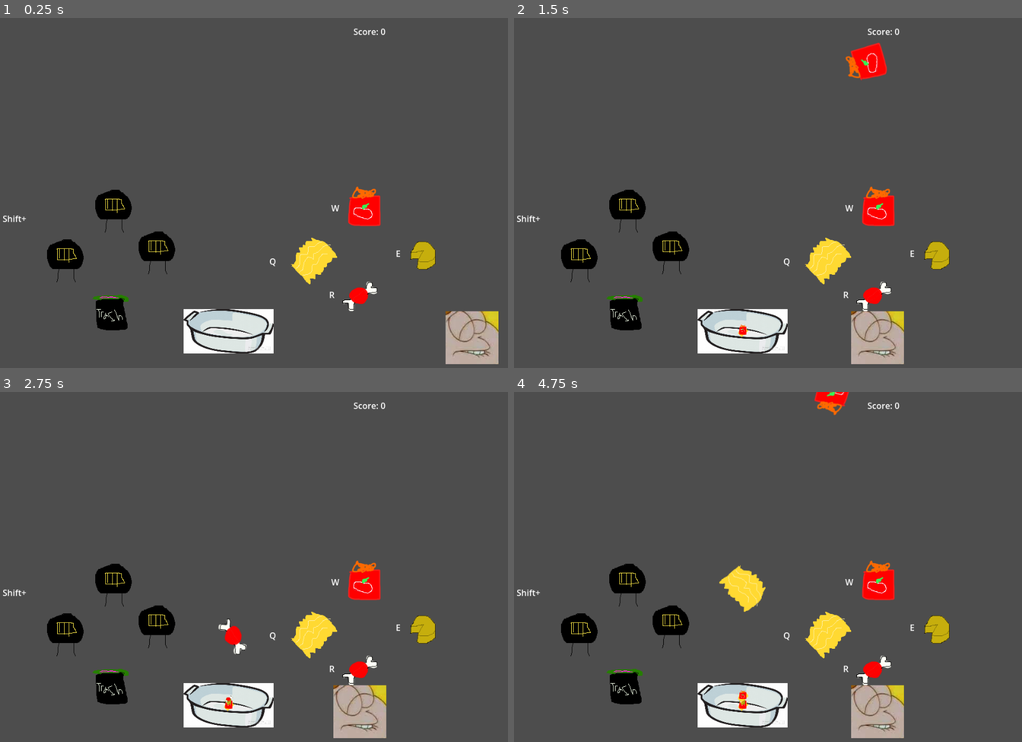
Above: before the commit, frames 1-4 (two rows, left to right).
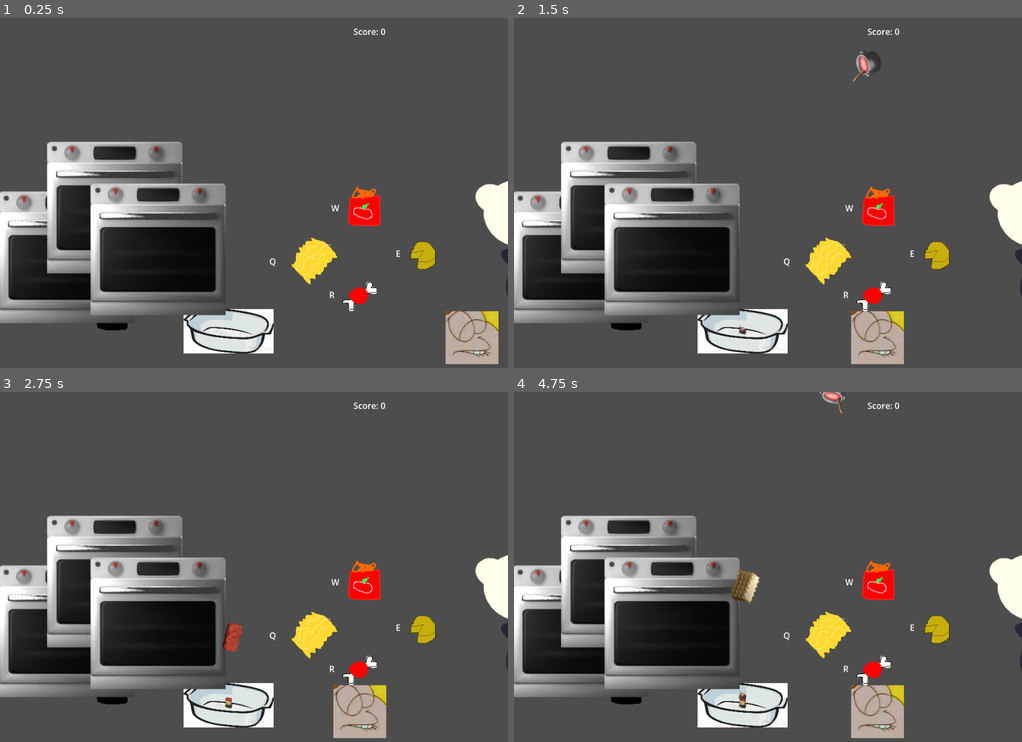
Above: after the commit, the same moments.

Repository: DevinPentecost/lasagna-dreamin
Game: Godot game, scene res://objects/game/Game.tscn
The game is run twice, just before and just after one commit, with the same random seed, the same clock (stepped at 60 frames per second) and the same inputs.
Inputs:
- Up to frame 1 (0.25 s): no input
- Up to frame 2 (1.5 s): tap Enter at 0.5 s; tap Q (Ingredient0) at 0.6 s; tap W (Ingredient1) at 0.8, 1.35 s
- Up to frame 3 (2.75 s): tap E (Ingredient2) at 1.55, 2.1 s; tap R (Ingredient3) at 2.3 s
- Up to frame 4 (4.75 s): tap R (Ingredient3) at 2.85 s; tap Shift at 3.05, 3.6 s; tap Q (Ingredient0) at 3.8, 4.35 s; tap W (Ingredient1) at 4.55 s

The runs differ from the first frame. In frame 1, 18% of the frame differs, in the area x 0-100%, y 35-88%; in frame 2, 19%; in frame 3, 18%; in frame 4, 19%, in the area x 0-100%, y 0-92%.

Commit message:
sprites in scene Game2

Diff:
--- a/project/objects/game/Game.gd
+++ b/project/objects/game/Game.gd
@@ -9,10 +9,10 @@
 }
 
 static var ingredient_textures = {
-	0: preload("res://objects/game/noodles.png"),
-	1: preload("res://objects/game/sauces.png"),
-	2: preload("res://objects/game/cheeses.png"),
-	3: preload("res://objects/game/meats.png")
+	0: preload("res://sprites/noodle_multi.png"),
+	1: preload("res://sprites/sauce_multi.png"),
+	2: preload("res://sprites/cheese_multi.png"),
+	3: preload("res://sprites/meat_multi.png"),
 }
 
 @onready var jahnathan = $Jahnathan
@@ -107,7 +107,7 @@
 		if is_ingredient:
 			object = ingredient_textures[action_index]
 		else:
-			object = preload("res://objects/game/lasagna.png")
+			object = preload("res://sprites/lasagna_cooked.png")
 		throw_object(object, start.position, destination.position, 10)
 
 
--- /dev/null
+++ b/project/objects/game/Game2.tscn
@@ -0,0 +1,280 @@
+[gd_scene load_steps=18 format=3 uid="uid://dunwsw0k1w0of"]
+
+[ext_resource type="Script" path="res://objects/game/Game.gd" id="1_aqsrp"]
+[ext_resource type="Texture2D" uid="uid://b0656adjuv0dy" path="res://sprites/jon.png" id="2_pvkfc"]
+[ext_resource type="PackedScene" uid="uid://dgy4tp8mfi15f" path="res://objects/game/gorfyard.tscn" id="3_gngdg"]
+[ext_resource type="PackedScene" uid="uid://i83ucfqsyp5g" path="res://objects/stacker/Stacker.tscn" id="4_54hvb"]
+[ext_resource type="Texture2D" uid="uid://eayvi68jcrm3" path="res://sprites/lasagna_empty.png" id="5_bl1jt"]
+[ext_resource type="Texture2D" uid="uid://c6aojgnf1xh6n" path="res://sprites/trash_closed.png" id="7_u4l4j"]
+[ext_resource type="Texture2D" uid="uid://bbpu0oocitk23" path="res://sprites/noodle_single.png" id="8_ulbnn"]
+[ext_resource type="Texture2D" uid="uid://b4y3r5p7umd8t" path="res://sprites/sauce_single.png" id="10_5grs4"]
+[ext_resource type="PackedScene" uid="uid://0jmxgwn2piuj" path="res://objects/game/Oven.tscn" id="11_4d7is"]
+[ext_resource type="Texture2D" uid="uid://b5bxweskijfxo" path="res://sprites/cheese_single.png" id="11_q7nuu"]
+[ext_resource type="Texture2D" uid="uid://b66iytuyovtoj" path="res://sprites/meat_single.png" id="12_3qteg"]
+[ext_resource type="FontFile" uid="uid://5sibjd30jgjn" path="res://sprites/OpenSauceSans-Black.ttf" id="12_a28nw"]
+[ext_resource type="Texture2D" uid="uid://tlrac566ypvf" path="res://sprites/frame.png" id="13_ipsnm"]
+[ext_resource type="Texture2D" uid="uid://do8coyg0m0vyk" path="res://sprites/background.png" id="14_1pc1q"]
+
+[sub_resource type="GDScript" id="GDScript_ucyyc"]
+script/source = "extends Node2D
+
+func _input(event):
+	event = event as InputEventKey
+	if event:
+		if event.echo:
+			return
+		var modified = event.keycode == KEY_SHIFT and event.pressed or event.shift_pressed and event.pressed
+		visible = !modified
+"
+
+[sub_resource type="GDScript" id="GDScript_ef1sx"]
+script/source = "extends Node2D
+
+@onready var q = $Q
+@onready var w = $W
+@onready var e = $E
+@onready var r = $R
+
+@onready var trash = $\"../Trash\"
+@onready var lid_closed = trash.texture
+@onready var lid_open = preload(\"res://sprites/trash_open.png\")
+
+var lid_timer = 0
+
+func _process(delta):
+	if lid_timer > 0:
+		lid_timer -= delta
+		if lid_timer < 0:
+			trash.texture = lid_closed
+
+func _input(event):
+	event = event as InputEventKey
+	if event:
+		if event.echo:
+			return
+		var modified = event.keycode == KEY_SHIFT and event.pressed or event.shift_pressed and event.pressed
+
+		for child in [q, w, e, r]:
+			child.visible = modified
+
+		if event.keycode == KEY_R and event.pressed:
+			trash.texture = lid_open
+			lid_timer = 1.0
+"
+
+[sub_resource type="GDScript" id="GDScript_jof5t"]
+script/source = "extends Label
+
+# Called every frame. 'delta' is the elapsed time since the previous frame.
+func _process(delta):
+	text = \"EATEN = \" + str(get_tree().get_first_node_in_group(\"game\").score)
+"
+
+[node name="GameStuff" type="Node2D" groups=["game"]]
+script = ExtResource("1_aqsrp")
+
+[node name="Jahnathan" type="Sprite2D" parent="."]
+z_index = 5
+position = Vector2(179, 429)
+texture = ExtResource("2_pvkfc")
+
+[node name="Gorfyard" parent="." instance=ExtResource("3_gngdg")]
+z_index = 1
+position = Vector2(775, 257)
+scale = Vector2(0.9, 0.9)
+
+[node name="Plate" parent="." instance=ExtResource("4_54hvb")]
+modulate = Color(1, 1, 1, 0.705882)
+z_index = 1
+position = Vector2(473, 321)
+scale = Vector2(0.6, 0.6)
+texture = ExtResource("5_bl1jt")
+
+[node name="Trash" type="Sprite2D" parent="."]
+z_index = 10
+z_as_relative = false
+position = Vector2(785, 693)
+texture = ExtResource("7_u4l4j")
+
+[node name="Ingredient0" type="Sprite2D" parent="."]
+position = Vector2(76, 119)
+texture = ExtResource("8_ulbnn")
+
+[node name="Q" type="Label" parent="Ingredient0"]
+offset_left = -18.0
+offset_top = -76.0
+offset_right = 22.0
+offset_bottom = -33.0
+theme_override_colors/font_color = Color(0.921569, 0.337255, 0.25098, 1)
+theme_override_fonts/font = ExtResource("12_a28nw")
+theme_override_font_sizes/font_size = 32
+text = "Q	"
+horizontal_alignment = 1
+metadata/_edit_use_anchors_ = true
+
+[node name="Ingredient1" type="Sprite2D" parent="."]
+position = Vector2(147, 119)
+texture = ExtResource("10_5grs4")
+
+[node name="W" type="Label" parent="Ingredient1"]
+offset_left = -18.0
+offset_top = -76.0
+offset_right = 22.0
+offset_bottom = -33.0
+theme_override_colors/font_color = Color(0.921569, 0.337255, 0.25098, 1)
+theme_override_fonts/font = ExtResource("12_a28nw")
+theme_override_font_sizes/font_size = 32
+text = "W
+"
+horizontal_alignment = 1
+metadata/_edit_use_anchors_ = true
+
+[node name="Ingredient2" type="Sprite2D" parent="."]
+position = Vector2(220, 119)
+texture = ExtResource("11_q7nuu")
+
+[node name="E" type="Label" parent="Ingredient2"]
+offset_left = -18.0
+offset_top = -76.0
+offset_right = 22.0
+offset_bottom = -33.0
+theme_override_colors/font_color = Color(0.921569, 0.337255, 0.25098, 1)
+theme_override_fonts/font = ExtResource("12_a28nw")
+theme_override_font_sizes/font_size = 32
+text = "E"
+horizontal_alignment = 1
+metadata/_edit_use_anchors_ = true
+
+[node name="Ingredient3" type="Sprite2D" parent="."]
+position = Vector2(295, 119)
+texture = ExtResource("12_3qteg")
+
+[node name="R" type="Label" parent="Ingredient3"]
+offset_left = -18.0
+offset_top = -76.0
+offset_right = 22.0
+offset_bottom = -33.0
+theme_override_colors/font_color = Color(0.921569, 0.337255, 0.25098, 1)
+theme_override_fonts/font = ExtResource("12_a28nw")
+theme_override_font_sizes/font_size = 32
+text = "R"
+horizontal_alignment = 1
+
+[node name="Oven0" parent="." instance=ExtResource("11_4d7is")]
+position = Vector2(180, 443)
+
+[node name="Oven1" parent="." instance=ExtResource("11_4d7is")]
+position = Vector2(473, 443)
+
+[node name="Oven2" parent="." instance=ExtResource("11_4d7is")]
+position = Vector2(775, 444)
+
+[node name="UI" type="Node2D" parent="."]
+position = Vector2(679, 438)
+script = SubResource("GDScript_ucyyc")
+
+[node name="UI2" type="Node2D" parent="."]
+position = Vector2(176, 430)
+script = SubResource("GDScript_ef1sx")
+
+[node name="Q" type="Label" parent="UI2"]
+visible = false
+z_index = 14
+offset_left = -89.0
+offset_top = 1.0
+offset_right = 98.0
+offset_bottom = 64.0
+theme_override_colors/font_color = Color(0.921569, 0.337255, 0.25098, 1)
+theme_override_fonts/font = ExtResource("12_a28nw")
+theme_override_font_sizes/font_size = 48
+text = "Q"
+horizontal_alignment = 1
+
+[node name="W" type="Label" parent="UI2"]
+visible = false
+z_index = 14
+offset_left = 204.0
+offset_top = 1.0
+offset_right = 391.0
+offset_bottom = 64.0
+theme_override_colors/font_color = Color(0.921569, 0.337255, 0.25098, 1)
+theme_override_fonts/font = ExtResource("12_a28nw")
+theme_override_font_sizes/font_size = 48
+text = "W"
+horizontal_alignment = 1
+
+[node name="E" type="Label" parent="UI2"]
+visible = false
+z_index = 14
+offset_left = 499.0
+offset_top = 1.0
+offset_right = 686.0
+offset_bottom = 64.0
+theme_override_colors/font_color = Color(0.921569, 0.337255, 0.25098, 1)
+theme_override_fonts/font = ExtResource("12_a28nw")
+theme_override_font_sizes/font_size = 48
+text = "E"
+horizontal_alignment = 1
+
+[node name="R" type="Label" parent="UI2"]
+visible = false
+z_index = 14
+offset_left = 513.0
+offset_top = 166.0
+offset_right = 700.0
+offset_bottom = 229.0
+theme_override_colors/font_color = Color(0.921569, 0.337255, 0.25098, 1)
+theme_override_fonts/font = ExtResource("12_a28nw")
+theme_override_font_sizes/font_size = 48
+text = "R"
+horizontal_alignment = 1
+
+[node name="SHIFT" type="Label" parent="UI2"]
+modulate = Color(1, 1, 1, 0.501961)
+z_index = 12
+offset_left = 221.0
+offset_top = 170.0
+offset_right = 408.0
+offset_bottom = 233.0
+theme_override_colors/font_color = Color(0.921569, 0.337255, 0.25098, 1)
+theme_override_fonts/font = ExtResource("12_a28nw")
+theme_override_font_sizes/font_size = 48
+text = "SHIFT +"
+horizontal_alignment = 1
+metadata/_edit_use_anchors_ = true
+
+[node name="UI3" type="Control" parent="."]
+layout_mode = 3
+anchors_preset = 0
+offset_right = 40.0
+offset_bottom = 40.0
+
+[node name="Score" type="Label" parent="UI3"]
+layout_mode = 0
+offset_left = 357.0
+offset_top = 177.0
+offset_right = 601.0
+offset_bottom = 240.0
+theme_override_colors/font_color = Color(0.294118, 0.356863, 0.670588, 1)
+theme_override_fonts/font = ExtResource("12_a28nw")
+theme_override_font_sizes/font_size = 48
+text = "EATEN = 0"
+horizontal_alignment = 1
+script = SubResource("GDScript_jof5t")
+
+[node name="frame" type="TextureRect" parent="UI3"]
+z_index = 10
+z_as_relative = false
+layout_mode = 0
+offset_right = 40.0
+offset_bottom = 40.0
+texture = ExtResource("13_ipsnm")
+metadata/_edit_lock_ = true
+
+[node name="bg" type="TextureRect" parent="UI3"]
+z_index = -2
+layout_mode = 0
+offset_right = 960.0
+offset_bottom = 720.0
+texture = ExtResource("14_1pc1q")
+metadata/_edit_lock_ = true
--- a/project/objects/game/Oven.gd
+++ b/project/objects/game/Oven.gd
@@ -6,8 +6,10 @@
 @onready var cook_timer = $CookTimer
 @onready var burn_timer = $BurnTimer
 
-var xmark = preload("res://objects/game/xmark.png")
-var checkmark = preload("res://objects/game/checkmark.png")
+var oven_burnt = preload("res://sprites/oven_overcooked.png")
+var oven_cooked = preload("res://sprites/oven_cooked.png")
+var oven_cooking = preload("res://sprites/oven_cooking.png")
+var oven_off = preload("res://sprites/oven_off.png")
 
 var current_lasagna = null : set = set_lasagna, get = get_lasagna
 var cooked = Cooked.RAW
@@ -20,7 +22,7 @@
 func set_lasagna(lasagna):
 	current_lasagna = lasagna
 	cooked = Cooked.RAW
-	status_sprite.texture = null
+	texture = oven_cooking
 	if lasagna != null:
 		burn_timer.stop()
 		cook_timer.start()
@@ -28,7 +30,7 @@
 func get_lasagna():
 	burn_timer.stop()
 	cook_timer.stop()
-	status_sprite.texture = null
+	texture = oven_off
 
 	var lasagna = current_lasagna
 	current_lasagna = null
@@ -46,9 +48,9 @@
 func _on_burn_timer_timeout():
 	# You burned the food dummy
 	cooked = Cooked.BURNT
-	status_sprite.texture = xmark
+	texture = oven_burnt
 
 func _on_cook_timer_timeout():
 	cooked = Cooked.COOKED
-	status_sprite.texture = checkmark
+	status_sprite.texture = oven_cooked
 	burn_timer.start()
--- a/project/objects/game/Oven.tscn
+++ b/project/objects/game/Oven.tscn
@@ -1,7 +1,8 @@
-[gd_scene load_steps=3 format=3 uid="uid://0jmxgwn2piuj"]
+[gd_scene load_steps=4 format=3 uid="uid://0jmxgwn2piuj"]
 
 [ext_resource type="Texture2D" uid="uid://bxxbc2exrglfu" path="res://objects/game/oven.png" id="1_hgpq1"]
 [ext_resource type="Script" path="res://objects/game/Oven.gd" id="2_2uv2u"]
+[ext_resource type="Texture2D" uid="uid://dhfdx3blbd4tc" path="res://sprites/oven_off.png" id="3_ma0uk"]
 
 [node name="Oven" type="Sprite2D"]
 texture = ExtResource("1_hgpq1")
@@ -16,6 +17,7 @@
 one_shot = true
 
 [node name="StatusSprite" type="Sprite2D" parent="."]
+texture = ExtResource("3_ma0uk")
 
 [connection signal="timeout" from="CookTimer" to="." method="_on_cook_timer_timeout"]
 [connection signal="timeout" from="BurnTimer" to="." method="_on_burn_timer_timeout"]
--- a/project/objects/game/gorfyard.tscn
+++ b/project/objects/game/gorfyard.tscn
@@ -1,12 +1,13 @@
-[gd_scene load_steps=4 format=3 uid="uid://dgy4tp8mfi15f"]
+[gd_scene load_steps=5 format=3 uid="uid://dgy4tp8mfi15f"]
 
-[ext_resource type="Texture2D" uid="uid://di354trbo153u" path="res://objects/game/cat.png" id="1_7u3ra"]
+[ext_resource type="Texture2D" uid="uid://b6yctufpxj0rw" path="res://sprites/garf.png" id="1_ffns7"]
 [ext_resource type="Script" path="res://objects/game/Gorfyard.gd" id="2_g6lsj"]
 [ext_resource type="PackedScene" uid="uid://i83ucfqsyp5g" path="res://objects/stacker/Stacker.tscn" id="3_yy80h"]
+[ext_resource type="Texture2D" uid="uid://boy5c175ugldm" path="res://sprites/cloud.png" id="4_bdyoy"]
 
 [node name="Gorfyard" type="Sprite2D"]
 position = Vector2(1062, 532)
-texture = ExtResource("1_7u3ra")
+texture = ExtResource("1_ffns7")
 script = ExtResource("2_g6lsj")
 
 [node name="Timer" type="Timer" parent="."]
@@ -14,21 +15,26 @@
 autostart = true
 
 [node name="Stacker0" parent="." instance=ExtResource("3_yy80h")]
-position = Vector2(-48, -410)
+position = Vector2(106, -142)
 
 [node name="Stacker1" parent="." instance=ExtResource("3_yy80h")]
-position = Vector2(-211, -408)
+position = Vector2(66, -187)
 
 [node name="Stacker2" parent="." instance=ExtResource("3_yy80h")]
-position = Vector2(-70, -248)
+position = Vector2(22, -140)
 
 [node name="Stacker3" parent="." instance=ExtResource("3_yy80h")]
-position = Vector2(-375, -408)
+position = Vector2(-26, -187)
 
 [node name="Stacker4" parent="." instance=ExtResource("3_yy80h")]
-position = Vector2(-527, -410)
+position = Vector2(-73, -142)
 
 [node name="Stacker5" parent="." instance=ExtResource("3_yy80h")]
-position = Vector2(-714, -408)
+position = Vector2(-116, -187)
+
+[node name="thinking" type="Sprite2D" parent="."]
+z_index = -1
+position = Vector2(-9, -124)
+texture = ExtResource("4_bdyoy")
 
 [connection signal="timeout" from="Timer" to="." method="_on_timer_timeout"]
Binary file added: project/sprites/OpenSauceSans-Black.ttf
Not shown, added: project/sprites/OpenSauceSans-Black.ttf.import
Binary file added: project/sprites/OpenSauceSans-Bold.ttf
Not shown, added: project/sprites/OpenSauceSans-Bold.ttf.import
Binary file added: project/sprites/OpenSauceSans-Regular.ttf
Not shown, added: project/sprites/OpenSauceSans-Regular.ttf.import
Binary file added: project/sprites/cloud.png
Not shown, added: project/sprites/cloud.png.import
Binary file added: project/sprites/garf.png
Not shown, added: project/sprites/garf.png.import
Binary file added: project/sprites/jon.png
Not shown, added: project/sprites/jon.png.import
(and 3 more such lines)
